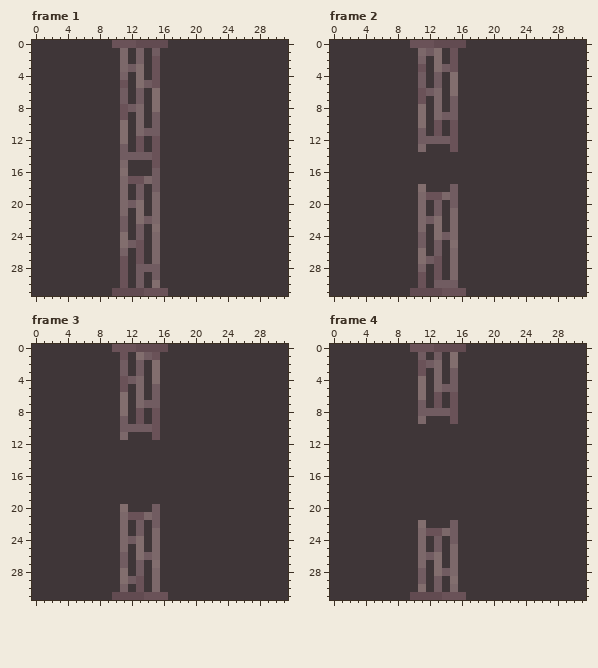
Two states of a pixel-art file, Unity Project/Game Off 2025/Assets/Assets/Aseprite Files/Gates.aseprite. This is how it looked before the edit.
32x32 pixels, 16 frames. Colours within 5 levels of each other are drawn and written as one. Shown: frame 1, frame 2, frame 3, frame 4. The commit also changed other frames, which this record leaves out.
Now the later version:
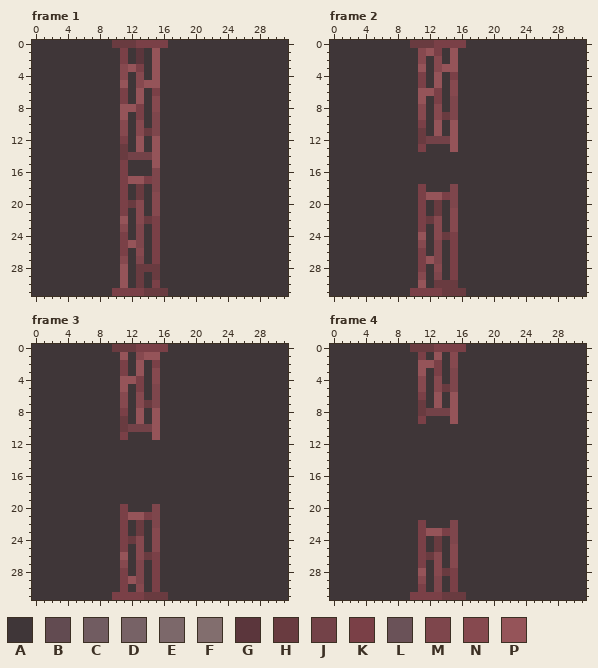
Palette (. is transparent): A #3f3638  B #624b51  C #715c61  D #776266  E #7c686a  F #826e6e  G #5b363c  H #693b40  J #734248  K #7a4047  L #6a5258  M #7e464c  N #86494f  P #955459
Change:
layer "Level 1 Key Gate" now hidden
layer "Level 2 Key Gate" added
Changed rows in their new state; - is an unchanged pixel.
Frame 1, layer "Level 2 Key Gate":
first column x 10:
 0 HHHKKKK
 1 -K-G-P-
 2 -K-G-P-
 3 -NPK-P-
 4 -N-N-P-
 5 -P-NPP-
 6 -K-P-K-
 7 -K-P-N-
 8 -PPK-N-
 9 -P-K-M-
10 -N-N-M-
11 -N-NHM-
12 -K-P-P-
13 -H-P-P-
14 -HJJJP-
15 -K---P-
16 -K---M-
17 -KPPKM-
18 -K-H-M-
19 -K-H-N-
20 -KHN-N-
21 -K-N-N-
22 -P-NHK-
23 -N-M-K-
24 -K-M-K-
25 -KPM-K-
26 -K-N-K-
27 -N-M-K-
28 -P-HHH-
29 -P-H-H-
30 -P-H-K-
31 KKKKHHH
Frame 2, layer "Level 2 Key Gate":
first column x 10:
 0 HHHKKKK
 1 -NPK-P-
 2 -N-N-P-
 3 -P-NPP-
 4 -K-P-K-
 5 -K-P-N-
 6 -PPK-N-
 7 -P-K-M-
 8 -N-N-M-
 9 -N-NHM-
10 -K-P-P-
11 -H-P-P-
12 -HJJJP-
13 -K---P-
first column x 10:
18 -K---M-
19 -KPPKM-
20 -K-H-M-
21 -K-H-N-
22 -KHN-N-
23 -K-N-N-
24 -P-NHK-
25 -N-M-K-
26 -K-M-K-
27 -KPM-K-
28 -K-N-K-
29 -N-M-K-
30 -P-HHH-
31 KKKKHHH
Frame 3, layer "Level 2 Key Gate":
first column x 10:
 0 HHHKKKK
 1 -P-NPP-
 2 -K-P-K-
 3 -K-P-N-
 4 -PPK-N-
 5 -P-K-M-
 6 -N-N-M-
 7 -N-NHM-
 8 -K-P-P-
 9 -H-P-P-
10 -HJJJP-
11 -K---P-
first column x 10:
20 -K---M-
21 -KPPKM-
22 -K-H-M-
23 -K-H-N-
24 -KHN-N-
25 -K-N-N-
26 -P-NHK-
27 -N-M-K-
28 -K-M-K-
29 -KPM-K-
30 -K-N-K-
31 KKKKHHH
Frame 4, layer "Level 2 Key Gate":
first column x 10:
 0 HHHKKKK
 1 -K-P-N-
 2 -PPK-N-
 3 -P-K-M-
 4 -N-N-M-
 5 -N-NHM-
 6 -K-P-P-
 7 -H-P-P-
 8 -HJJJP-
 9 -K---P-
first column x 10:
22 -K---M-
23 -KPPKM-
24 -K-H-M-
25 -K-H-N-
26 -KHN-N-
27 -K-N-N-
28 -P-NHK-
29 -N-M-K-
30 -K-M-K-
31 KKKKHHH
Boxes around the changes in both pictures, in picture pixels (x1, y1, x2, y2):
changed: (112, 40, 168, 296)
changed: (410, 40, 466, 152)
changed: (410, 184, 466, 296)
changed: (112, 344, 168, 440)
changed: (112, 504, 168, 600)
changed: (410, 344, 466, 424)
changed: (410, 520, 466, 600)
